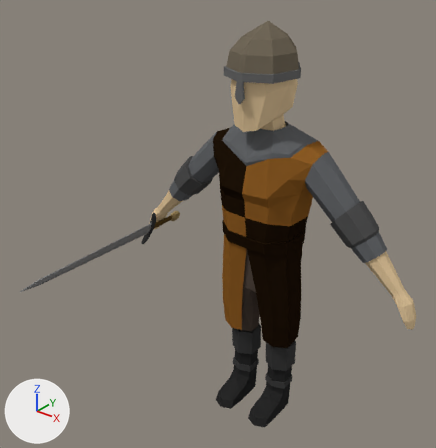
Two versions of the Blender file Models/Light_Knight.blend, one commit apart.
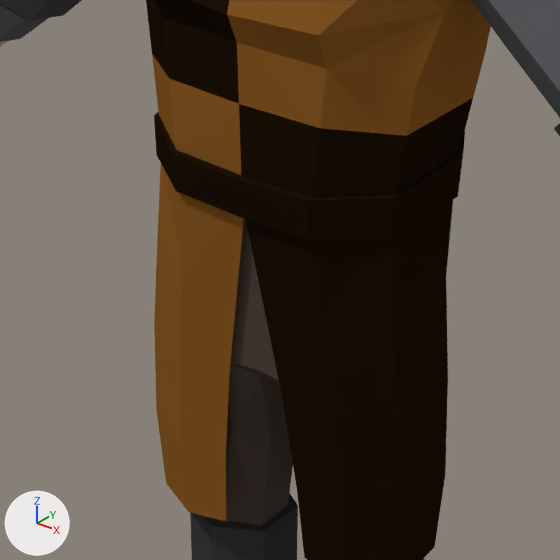
Each version appears first whole from a 50 mm lens placed at (1.43, -2.15, 2.28), pointed at (-0.04, -0.31, 1.14), and next in a close-up on the part from 41% to 76% of the width and 42% to 76% of the height. Lighting does not change. The marker at lower left points along +X, +Y and +Z.

The scene before the commit, as lines of its bpy script (objects in view):
```python
me_cube_003 = bpy.data.meshes.new('Cube.003')
me_cube_003.from_pydata(...)  # 907 vertices, 927 faces; spans x -0.76..0.76, y -0.23..0.15, z -0.02..1.96
me_cube_003.materials.append(mat_skin)  # beige #e2c69b
me_cube_003.materials.append(mat_helmettop)  # brown #726959
me_cube_003.materials.append(mat_helmetdown)  # dark grey #6b6b6b
me_cube_003.materials.append(mat_clotharmor)  # dark grey #636568
me_cube_003.materials.append(mat_clothcolor1)  # brown #8f5d26
me_cube_003.materials.append(mat_clothcolor2)  # black #201509
me_cube_003.materials.append(mat_clothcolor3)  # dark grey #505050
me_cube_003.materials.append(mat_legs)  # brown #554941
me_cube_003.materials.append(mat_boots)  # black #292929
me_cube_003.materials.append(mat_boots2)  # black #3d3d3d
ob_lightknight1 = bpy.data.objects.new('LightKnight1', me_cube_003)
ob_lightknight1.location = (0.0, 0.0, 0.0)
```
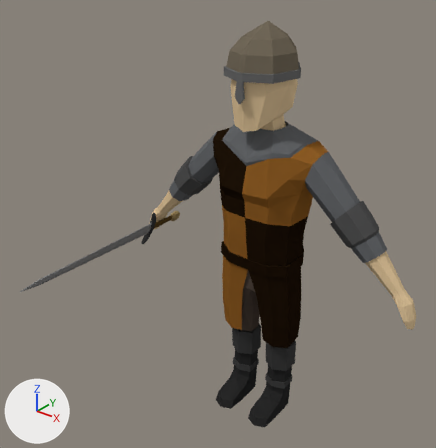
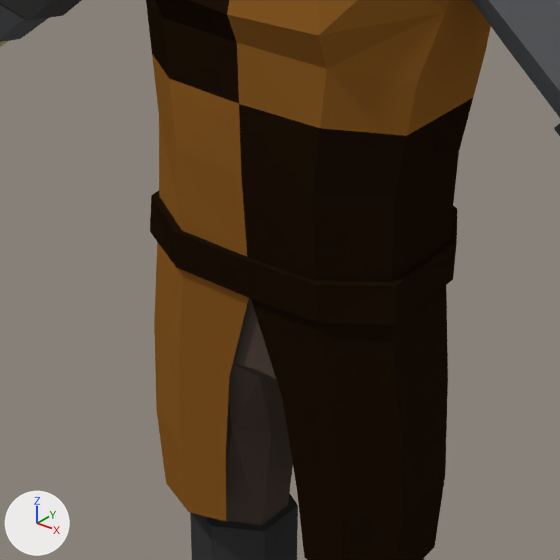
Diff of the bpy script that builds the scene:
```diff
--- a/Models/Light_Knight.blend.py
+++ b/Models/Light_Knight.blend.py
@@ me_cube_003 @@
 # used by ob_lightknight1; location = (0.0, 0.0, 0.0)
-me_cube_003.from_pydata(...)  # 907 vertices, 927 faces; spans x -0.76..0.76, y -0.23..0.15, z -0.02..1.96
+me_cube_003.from_pydata(...)  # 783 vertices, 773 faces; spans x -0.76..0.76, y -0.23..0.15, z -0.02..1.96
+# me_cube_003 part 1
+# 136 vertices are removed from x -0.36..0.36, y -0.18..0.15, z 0.85..1.47
+# 187 faces are deleted
+# 4 vertices in x -0.19..0.19, y 0.04..0.11, z 1.04..1.05 move by (0.0, -0.01, -0.12)
+# 3 vertices in x -0.1..0.1, y -0.17, z 1.03 move by (0.0, 0.02, -0.12)
+# 23 vertices move from x -0.23..0.23, y -0.16..0.13, z 0.97..1.3 to x -0.23..0.23, y -0.15..0.13, z 0.85..1.3
+# 12 vertices are added at x -0.07..0.07, y -0.15..0.14, z 0.85..1.0
+# 20 new faces join them, mat_clothcolor2 (black #201509)
+# 6 new faces join them, mat_clotharmor (dark grey #636568)
+# 5 new faces join them, mat_clothcolor1 (brown #8f5d26)
+# 2 new faces join them, mat_legs (brown #554941)
+# me_cube_003 part 2: 4 faces spanning x -0.2..-0.07, y -0.15..0.13, z 0.85..0.88 switch from mat_clothcolor1 (brown #8f5d26) to mat_clothcolor2 (black #201509)
+# me_cube_003 part 3: 4 faces spanning x -0.19..0.0, y -0.16..0.1, z 0.91..1.05 switch from mat_clothcolor2 (black #201509) to mat_clothcolor1 (brown #8f5d26)
 me_cube_003.materials.append(mat_skin)
```

What differs and where, as boxes [x1, y1, x2, y2] in the close-ups (560 x 560 px):
part 1 of me_cube_003, cut back
    before: [154, 0, 513, 419]
    after: [150, 0, 513, 419]
part 2 of me_cube_003, recoloured (brown)
    before: [158, 164, 183, 266]
part 3 of me_cube_003, recoloured
    before: [154, 112, 241, 179]
    after: [159, 116, 247, 257]
